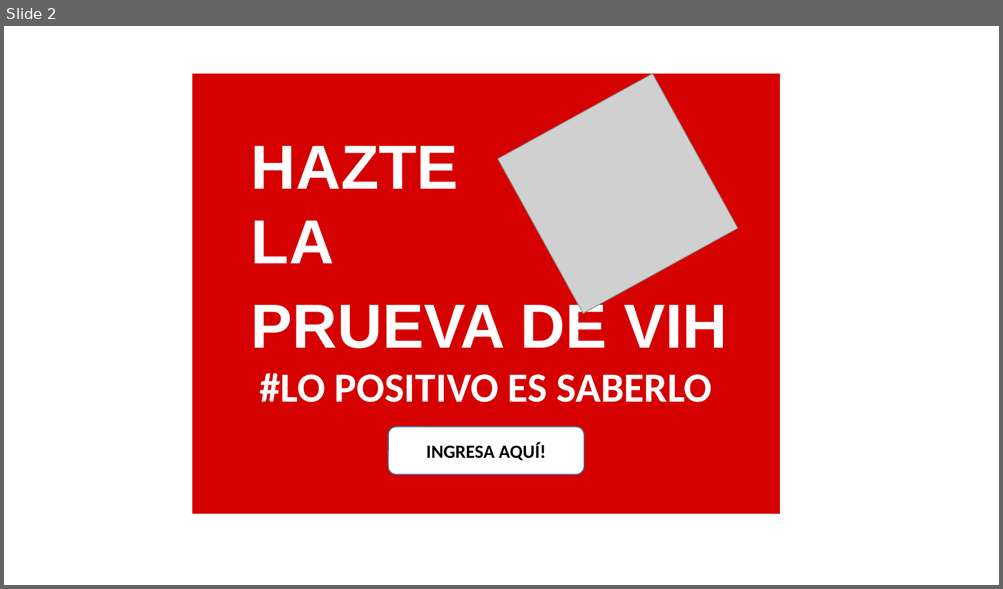
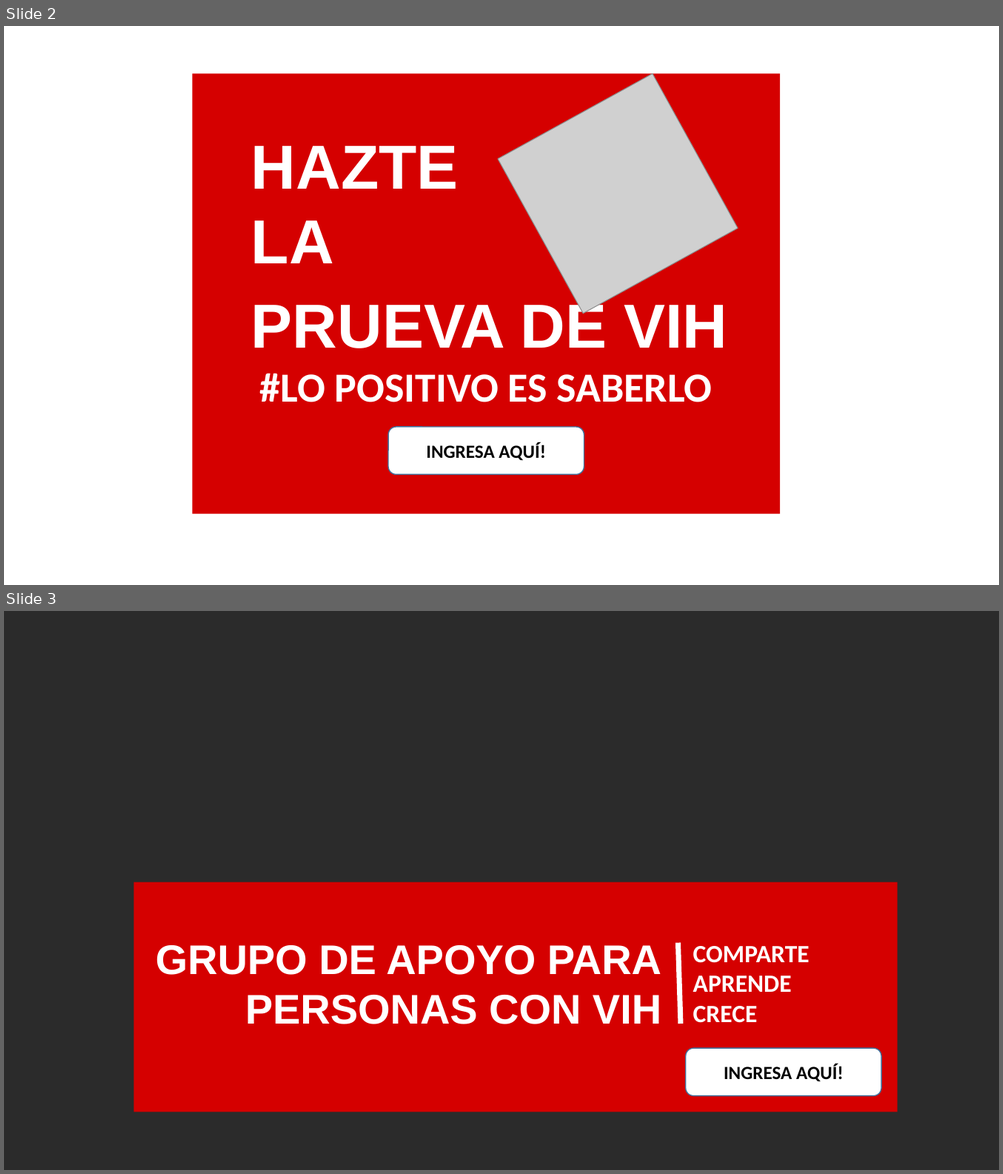
Before and after one commit to Positivosencolectivo/Positivosencolectivo, a slide deck: img/galeria/Anuncios/Anuncios.pptx. Shown one above the other, each under a label of ours: slide 2 before the commit, slides 2 and 3 after it. The pictures are 1003x589 and 1003x1174 pixels, drawn with LibreOffice and Linux fonts; fonts in the diff are those of the drawing; grey boxes stand for pictures; background and template pictures are left out; a plain dark background stands for a picture behind light text. Boxes give left, top, right and bottom in pixels: in the first picture for what was removed or moved away, otherwise in the second. Text is boxed around its words. In the diff, an @@ line names an element or a change of style, - is before the commit and + after.

```diff
--- a/img/galeria/Anuncios/Anuncios.pptx
+++ b/img/galeria/Anuncios/Anuncios.pptx
@@ slide 3 added at [4, 611, 999, 1170], background picture (left out) @@
@@ rectangle added at [134, 883, 897, 1113], fill #D50000 @@
@@ line added from (677, 943) to (680, 1025), #FFFFFF 5 pt @@
@@ text added at [156, 945, 661, 1025], 40 pt, text #FFFFFF, bold @@
+GRUPO DE APOYO PARA
+PERSONAS CON VIH
@@ text added at [693, 946, 809, 1023], 24 pt, text #FFFFFF, bold @@
+COMPARTE
+APRENDE
+CRECE
@@ rounded rectangle added at [686, 1049, 881, 1096], fill #FFFFFF, outline #43739E 1 pt, 18 pt, text #000000, bold @@
+INGRESA AQUÍ!
```
Also in this commit, not shown: 5 other files.
